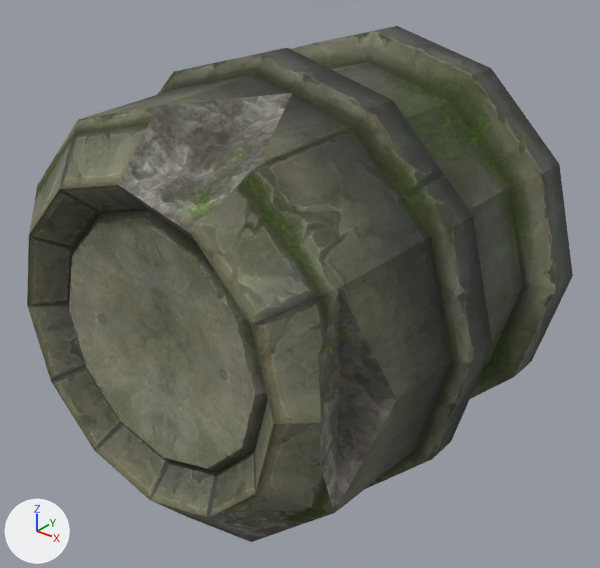
An edit to the OBJ model sceneobjs/jingling_02/jingling_02_building_02f.obj, drawn before and after from the same camera.
The view is the same before and after, from a 50 mm camera at (99.3, -158.1, 74.2) aimed at (2.7, -37.3, -0.7). The axes (+X, +Y, +Z) are drawn at lower left. The lights are the same throughout. Where no turn or scale is listed for an object, it has been applied to the vertices. Vertices at the same position are counted once.

The first picture shows 'jingling_02_building_02f'.
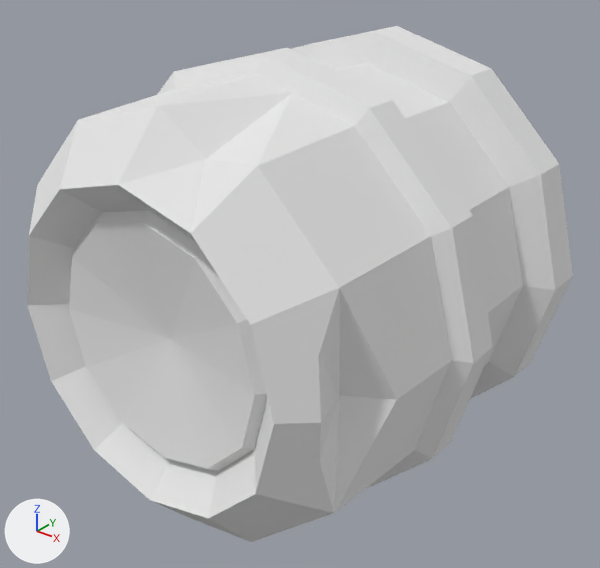
What differs and where, as boxes (x1, y1, x2, y2) in the pictures (600 x 568 px):
part 1 of me_jingling_02_building_02f, recoloured (grey to white)
    both: (118, 93, 397, 542)
part 2 of me_jingling_02_building_02f, recoloured (grey to white)
    both: (27, 48, 493, 541)
part 3 of me_jingling_02_building_02f, recoloured
    both: (69, 26, 573, 471)

The change, as a list of edits to the scene's bpy script:
```text
Add mat_material_1_1:
    mat_material_1_1 = principled_material('material_1')
    mat_material_1_1.base_color = (0.8, 0.8, 0.8)  # white #e7e7e7
    mat_material_1_1.roughness = 1.0
Add mat_material_3_1:
    mat_material_3_1 = principled_material('material_3')
    mat_material_3_1.base_color = (0.8, 0.8, 0.8)  # white #e7e7e7
    mat_material_3_1.roughness = 1.0
Add mat_material_2_1:
    mat_material_2_1 = principled_material('material_2')
    mat_material_2_1.base_color = (0.8, 0.8, 0.8)  # white #e7e7e7
    mat_material_2_1.roughness = 1.0
Change me_jingling_02_building_02f:
    where me_jingling_02_building_02f.from_pydata(...)  # 151 vertices, 257 faces; spans x -47.1..46.1, y -78.9..0.1, z -46.6..46.6
    used by ob_jingling_02_building_02f; location = (0.0, 0.0, 0.0)
    me_jingling_02_building_02f part 1: all 26 faces that had it switch from mat_material_2 (picture img_jingling_02_building_01_02_png) to mat_material_2_1 (white #e7e7e7)
    me_jingling_02_building_02f part 2: all 121 faces that had it switch from mat_material_3 (picture img_jingling_02_building_03_03_png) to mat_material_3_1 (white #e7e7e7)
    me_jingling_02_building_02f part 3: all 110 faces that had it switch from mat_material_1 (picture img_jingling_02_building_03_02_png) to mat_material_1_1 (white #e7e7e7)
```
